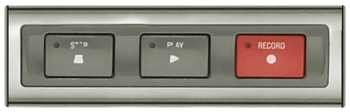
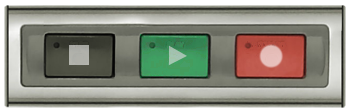
The second 350x112 image is a revision of the first. Changes to its layers:
painted on "Layer 4" over (65, 39, 288, 72)
